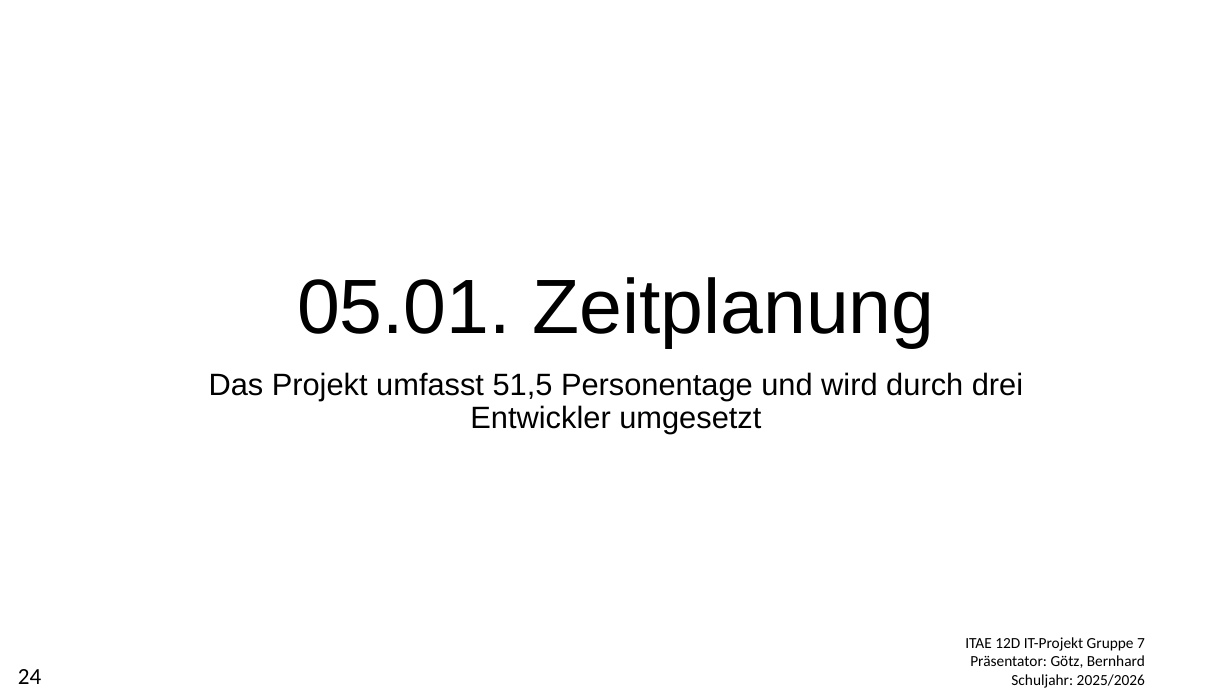
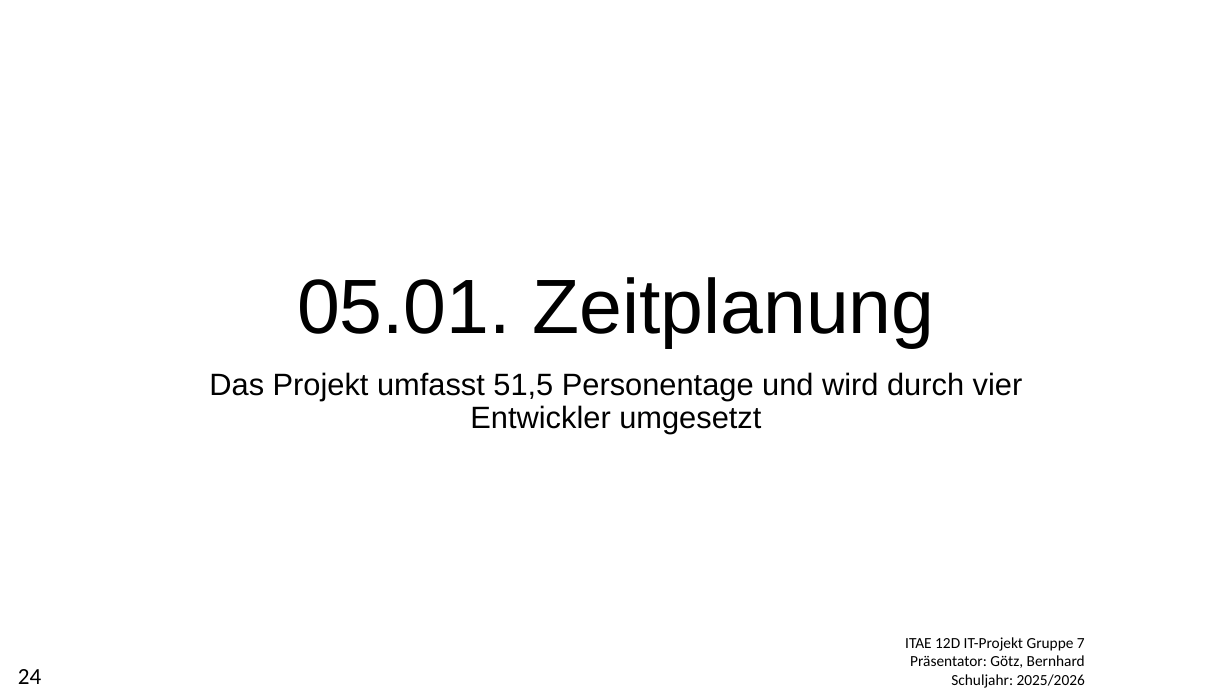
Before and after one commit to AE12-Projekt-Gruppe-7/EvalPro, a slide deck: slide 24 of docs/Praesentationen/Praesentation_Pflichtenheft_Gruppe7.pptx. Drawn at 1232x693 pixels with LibreOffice and Linux fonts; fonts in the diff are those of the drawing; background and template pictures are left out. Boxes give left, top, right and bottom in pixels: in the first picture for what was removed or moved away, otherwise in the second. Text is boxed around its words. In the diff, an @@ line names an element or a change of style, - is before the commit and + after.

Commit message:
Praesentation_Pflichtenheft_Gruppe7.pptx - Kleinere Anpassungen am Text und ergänzung von Überschrift

```diff
--- a/docs/Praesentationen/Praesentation_Pflichtenheft_Gruppe7.pptx
+++ b/docs/Praesentationen/Praesentation_Pflichtenheft_Gruppe7.pptx
@@ subtitle at <box>209,372,1023,434</box>: text changed @@
-Das Projekt umfasst 51,5 Personentage und wird durch drei Entwickler umgesetzt
+Das Projekt umfasst 51,5 Personentage und wird durch vier Entwickler umgesetzt
@@ text "ITAE 12D IT-Projekt Gruppe 7": place and size @@
-text "ITAE 12D IT-Projekt Gruppe 7" at <box>965,637,1145,688</box>
+text "ITAE 12D IT-Projekt Gruppe 7" at <box>905,637,1085,688</box>
```
Also in this commit, not shown: 29 other slides changed, 3 slides added, 1 slide removed.
